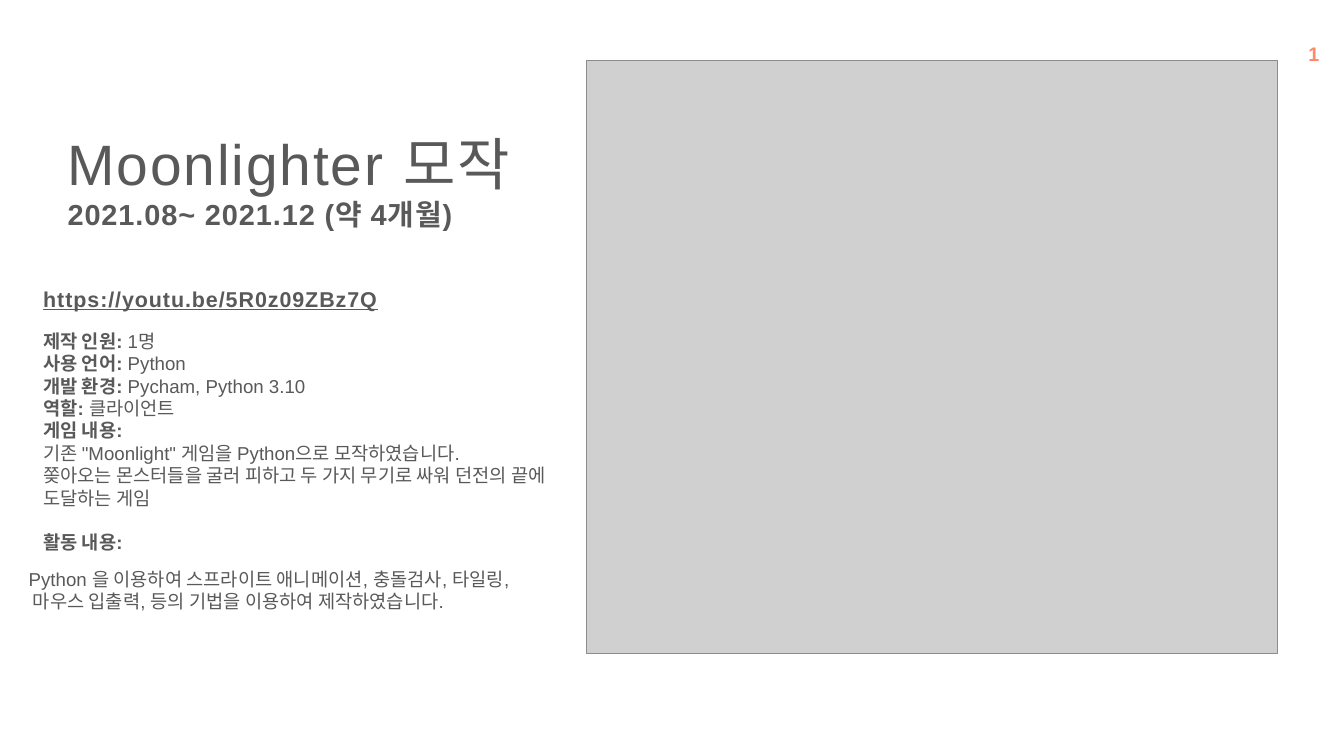
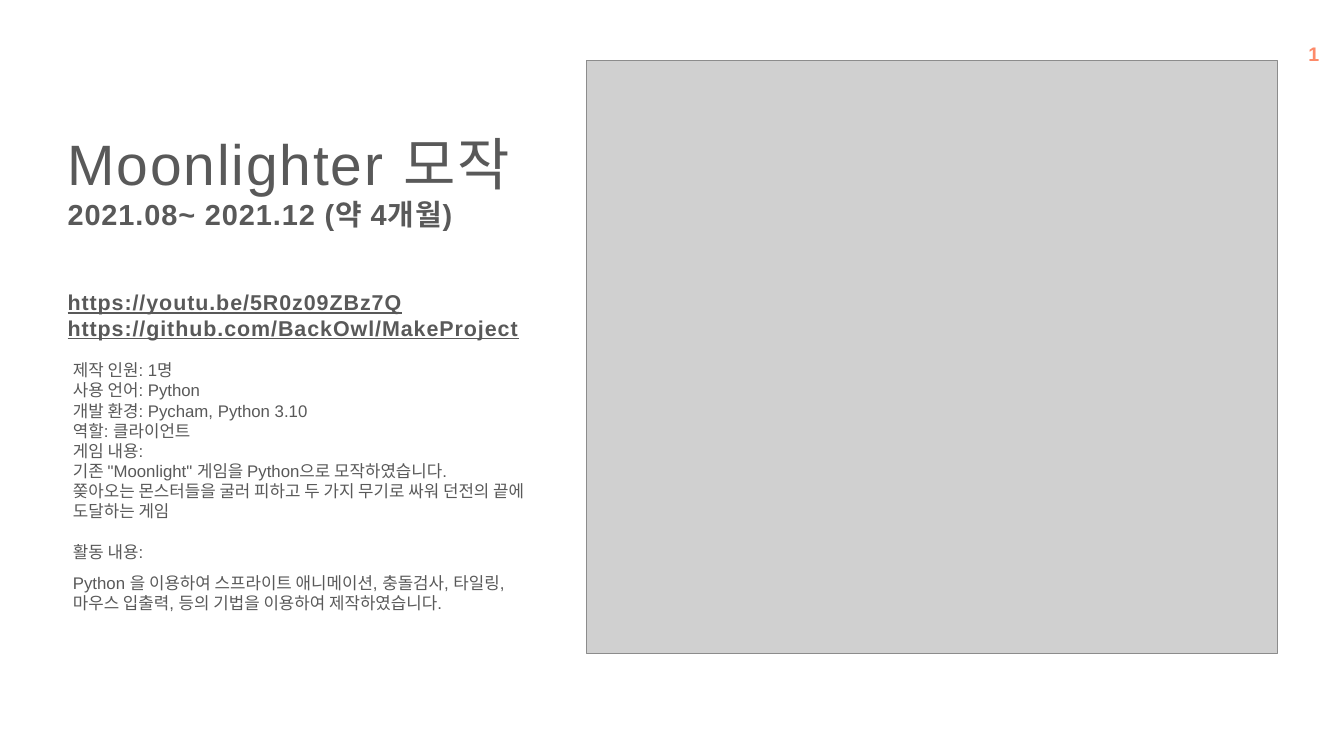
Before and after one commit to Leesiw/StarGiant, a slide deck: slide 6 of 포트폴리오/최유진 포트폴리오.pptx (slide 3 before the commit). Drawn at 1344x756 pixels with LibreOffice and Linux fonts; fonts in the diff are those of the drawing; grey boxes stand for pictures; background and template pictures are left out. Boxes give left, top, right and bottom in pixels: in the first picture for what was removed or moved away, otherwise in the second. Text is boxed around its words. In the diff, an @@ line names an element or a change of style, - is before the commit and + after.

```diff
--- a/포트폴리오/최유진 포트폴리오.pptx
+++ b/포트폴리오/최유진 포트폴리오.pptx
@@ text "https://youtu.be/5R0z09ZBz7Q": place and size @@
-text "https://youtu.be/5R0z09ZBz7Q" at box(43, 291, 377, 312)
+text "https://youtu.be/5R0z09ZBz7Q" at box(68, 294, 518, 341)
@@ text at box(68, 320, 518, 341): paragraph added @@
+https://github.com/BackOwl/MakeProject
@@ text "제작 인원: 1명": place and size @@
-text "제작 인원: 1명" at box(43, 332, 545, 551)
+text "제작 인원: 1명" at box(73, 362, 524, 560)
@@ text "제작 인원: 1명" at box(73, 362, 524, 560): size 20 to 18 pt; bold off in "제작 인원:", "사용 언어:", "개발 환경:", "역할:" and 2 more places @@
@@ text "Python 을 이용하여 스프라이트 애니메이션, ...": place and size @@
-text "Python 을 이용하여 스프라이트 애니메이션, ..." at box(29, 570, 509, 611)
+text "Python 을 이용하여 스프라이트 애니메이션, ..." at box(73, 575, 504, 611)
@@ text "Python 을 이용하여 스프라이트 애니메이션, ..." at box(73, 575, 504, 611): size 20 to 18 pt @@
```
Also in this commit, not shown: 3 other slides changed, 2 slides added, 2 slides removed.
